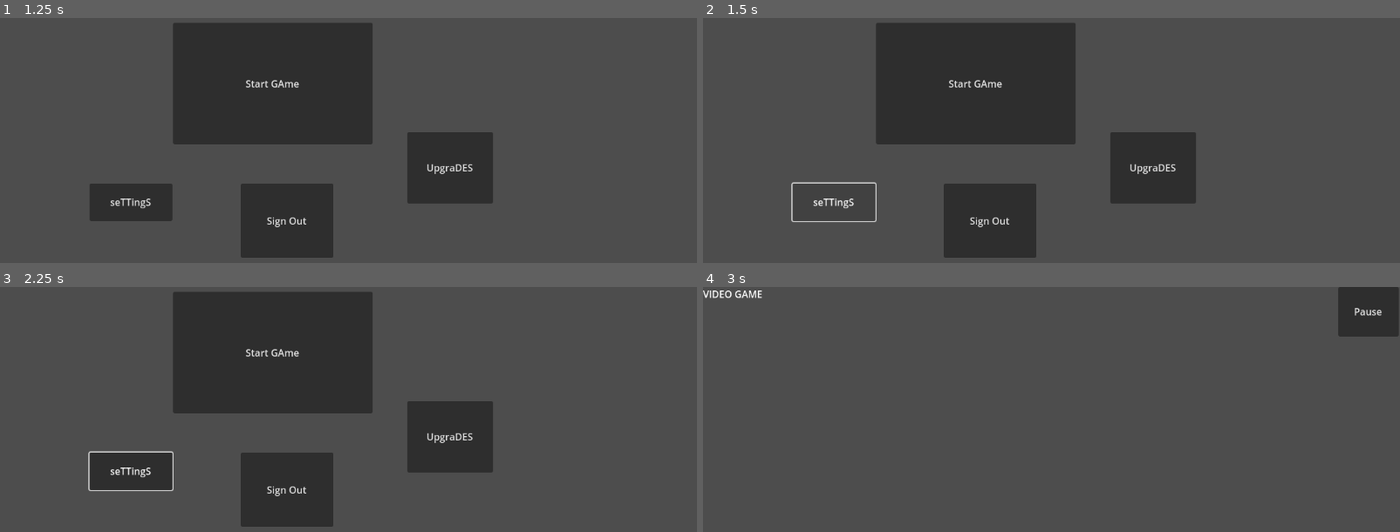
Above: before the commit, frames 1-4 (two rows, left to right).
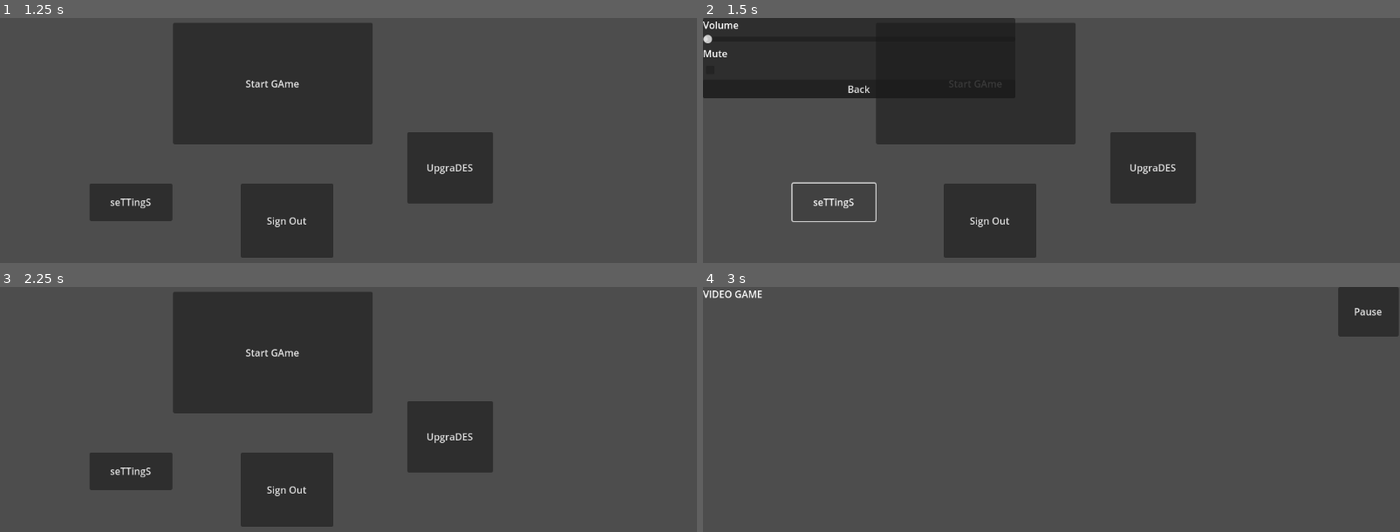
Above: after the commit, the same moments.

Repository: BransonClendenen/3390Project3
Game: Godot game, scene res://Scenes/Login.tscn
The game is run twice, just before and just after one commit, with the same random seed, the same clock (stepped at 60 frames per second) and the same inputs.
Inputs (mouse positions are in pixels of both pictures, inside the frame that each line leads up to):
- Up to frame 1 (1.25 s): click "Create Account" at 0.5 s
- Up to frame 2 (1.5 s): click "seTTingS" at 1.25 s
- Up to frame 3 (2.25 s): click (153, 358) at 2 s, where only the run after the commit has a clickable "Back"
- Up to frame 4 (3 s): click "Start GAme" at 2.75 s

Frame 1 is identical in both runs. In frame 2, 8.5% of the frame differs, in the area x 0-45%, y 0-33%; in frame 3, 0.2%; in frame 4, nothing differs.

Commit message:
added settings menu, new ui folder

Diff:
--- a/3390project3/Scenes/MainMenu.tscn
+++ b/3390project3/Scenes/MainMenu.tscn
@@ -47,3 +47,4 @@
 [connection signal="pressed" from="ButtonManager/StartGame" to="." method="_on_start_game_pressed"]
 [connection signal="pressed" from="ButtonManager/Upgrades" to="." method="_on_upgrades_pressed"]
 [connection signal="pressed" from="ButtonManager/SignOut" to="." method="_on_sign_out_pressed"]
+[connection signal="pressed" from="ButtonManager/Settings" to="." method="_on_settings_pressed"]
--- a/3390project3/Scenes/Settings.tscn
+++ /dev/null
@@ -1,9 +0,0 @@
-[gd_scene load_steps=0 format=3 uid="uid://meeagvc7w1ve"]
-
-[node name="Settings" type="Control"]
-layout_mode = 3
-anchors_preset = 15
-anchor_right = 1.0
-anchor_bottom = 1.0
-grow_horizontal = 2
-grow_vertical = 2
--- a/3390project3/Scripts/main_menu.gd
+++ b/3390project3/Scripts/main_menu.gd
@@ -1,9 +1,11 @@
 extends Node2D
 
-# Called when the node enters the scene tree for the first time.
+var settingsMenuScene: PackedScene = preload("res://UI/SettingsMenu.tscn")
+var settingsMenuInstance: Control = null
+
 func _ready() -> void:
-	pass # Replace with function body.
-# Called every frame. 'delta' is the elapsed time since the previous frame.
+	pass
+
 func _process(delta: float) -> void:
 	pass
 
@@ -15,3 +17,15 @@
 
 func _on_upgrades_pressed() -> void:
 	get_tree().change_scene_to_file("res://Scenes/Upgrades.tscn")
+
+func _on_settings_pressed() -> void:
+	if not settingsMenuInstance:
+		settingsMenuInstance = settingsMenuScene.instantiate()
+		add_child(settingsMenuInstance)
+		settingsMenuInstance.top_level = true
+		settingsMenuInstance.show()
+		settingsMenuInstance.connect("menu_closed", Callable(self, "_on_settings_closed"))
+
+func _on_settings_closed():
+	settingsMenuInstance = null
+	print("Settings menu closed.")
--- /dev/null
+++ b/3390project3/Scripts/settings_menu.gd
@@ -0,0 +1,12 @@
+extends Control
+
+signal menu_closed
+
+func _ready() -> void:
+	hide()
+
+func _on_back_pressed() -> void:
+	#sends signal to mainmenu and deletes settingsMenuInstance
+	hide()
+	emit_signal("menu_closed")
+	queue_free()
--- a/3390project3/Scenes/SettingsMenu.tscn
+++ b/3390project3/UI/SettingsMenu.tscn
@@ -1,12 +1,15 @@
-[gd_scene format=3 uid="uid://l5bri0rppr0"]
+[gd_scene load_steps=2 format=3 uid="uid://l5bri0rppr0"]
 
-[node name="Settings" type="Control"]
+[ext_resource type="Script" uid="uid://bilfajhyujjhs" path="res://Scripts/settings_menu.gd" id="1_18g2c"]
+
+[node name="SettingsMenu" type="Control"]
 layout_mode = 3
 anchors_preset = 15
 anchor_right = 1.0
 anchor_bottom = 1.0
 grow_horizontal = 2
 grow_vertical = 2
+script = ExtResource("1_18g2c")
 
 [node name="PanelContainer" type="PanelContainer" parent="."]
 layout_mode = 0
@@ -29,3 +32,10 @@
 
 [node name="MuteCheckBox" type="CheckBox" parent="PanelContainer/VBoxContainer"]
 layout_mode = 2
+
+[node name="Back" type="Button" parent="PanelContainer/VBoxContainer"]
+layout_mode = 2
+text = "Back
+"
+
+[connection signal="pressed" from="PanelContainer/VBoxContainer/Back" to="." method="_on_back_pressed"]
Not shown, added: 3390project3/Scripts/settings_menu.gd.uid
Renamed: 3390project3/Scenes/Huzz.tscn -> 3390project3/UI/Huzz.tscn
Renamed: 3390project3/Scenes/LevelUp.tscn -> 3390project3/UI/LevelUp.tscn
Renamed: 3390project3/Scenes/PauseMenu.tscn -> 3390project3/UI/PauseMenu.tscn
